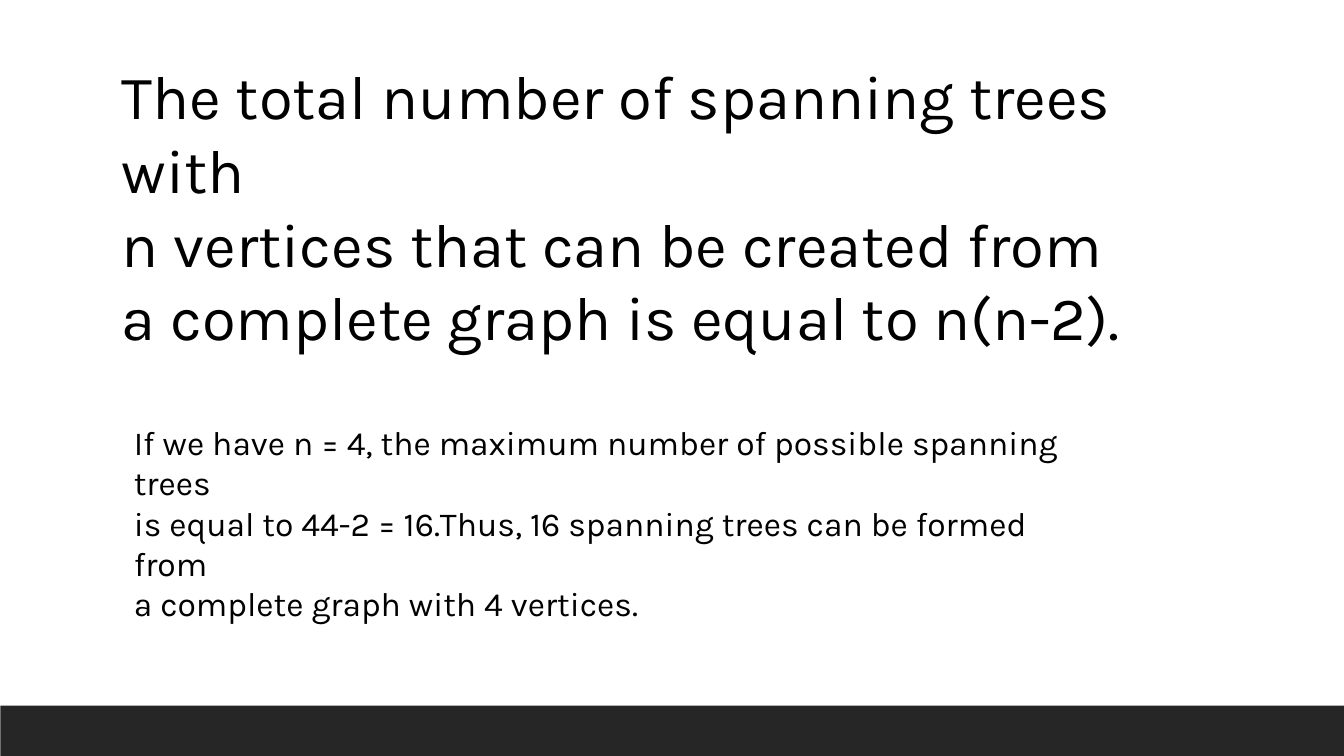
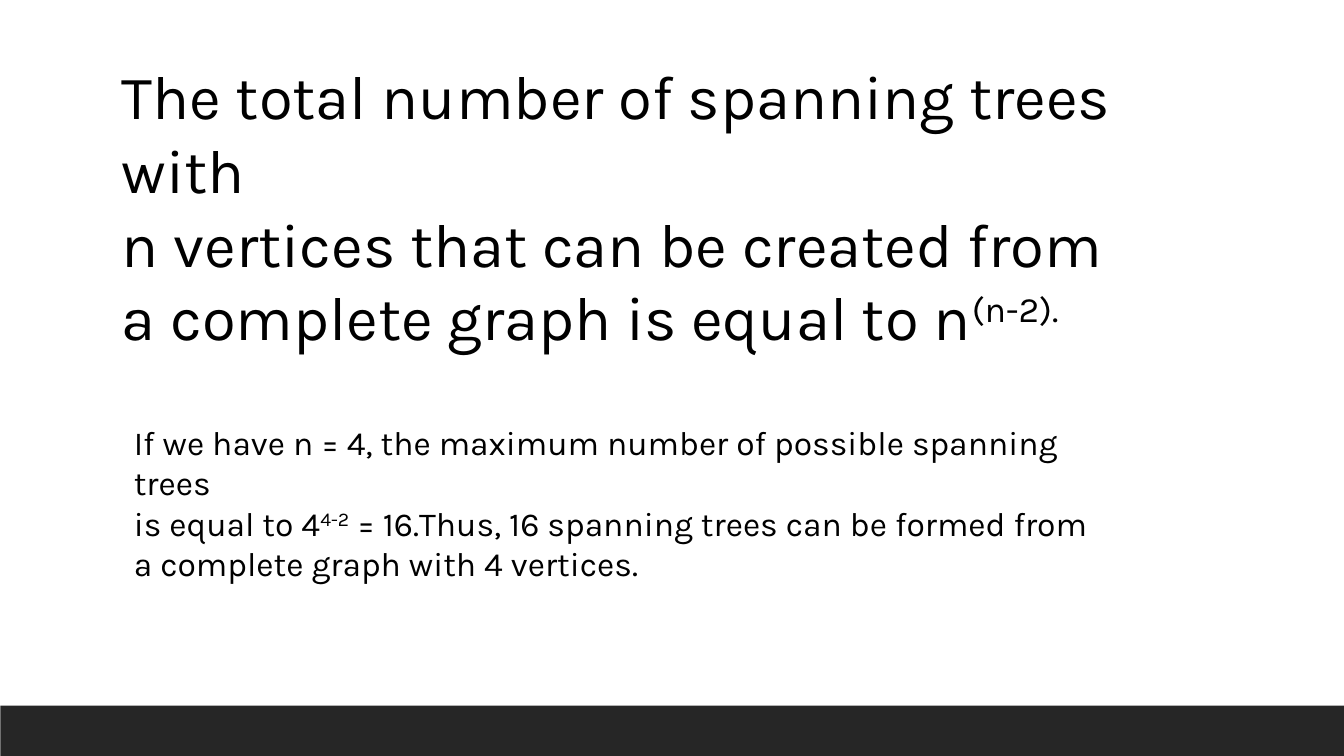
Before and after one commit to HanZawNyine/BuildingTalent, a slide deck: slide 9 of Data Structures and Algorithms/SpanningTree/SpanningTree.pptx. Drawn at 1344x756 pixels with LibreOffice and Linux fonts; fonts in the diff are those of the drawing. Boxes give left, top, right and bottom in pixels: in the first picture for what was removed or moved away, otherwise in the second. Text is boxed around its words. In the diff, an @@ line names an element or a change of style, - is before the commit and + after.

Commit message:
update powerpoint

```diff
--- a/Data Structures and Algorithms/SpanningTree/SpanningTree.pptx
+++ b/Data Structures and Algorithms/SpanningTree/SpanningTree.pptx
@@ text at box(122, 296, 1058, 355): now superscript in "n(n-2)." @@
@@ text at box(134, 513, 1087, 545): now superscript in "44-2" @@
```
